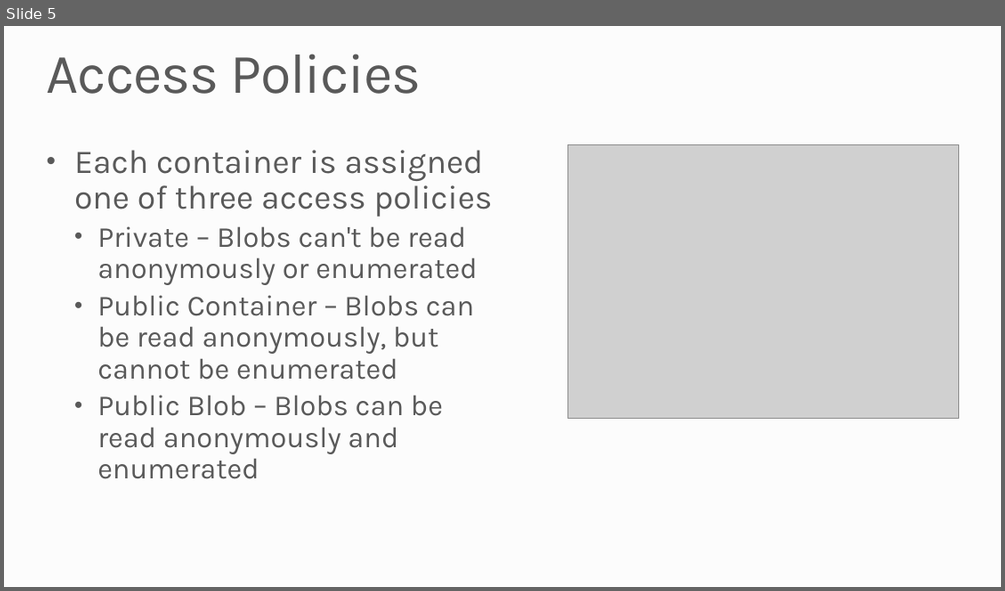
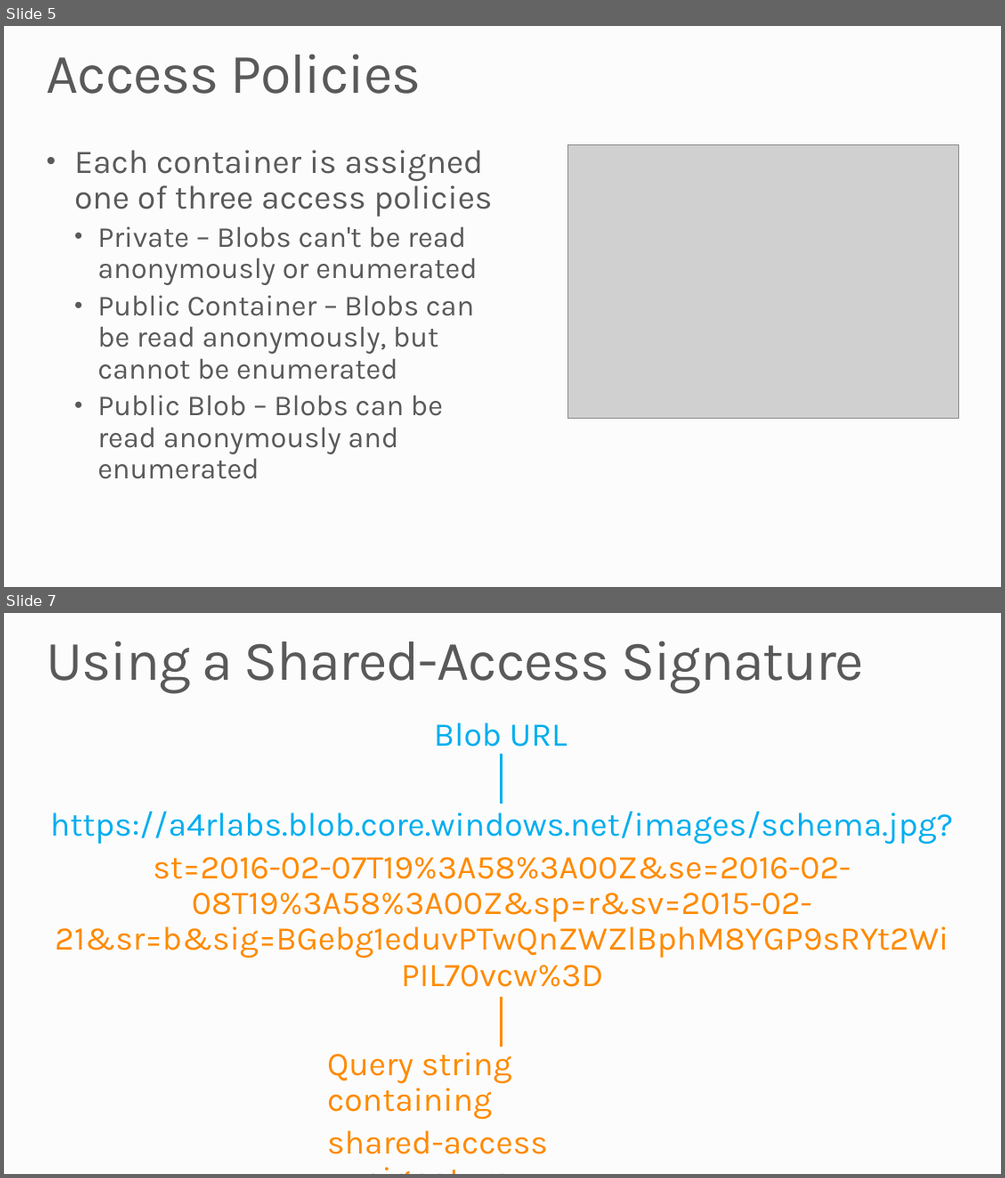
Before and after one commit to MSRConnections/Azure-training-course, a slide deck: Content/Storage/Azure Storage.pptx. Shown one above the other, each under a label of ours: slide 5 before the commit, slides 5 and 7 after it; the slides between them are not shown. The pictures are 1005x591 and 1005x1178 pixels, drawn with LibreOffice and Linux fonts; fonts in the diff are those of the drawing; grey boxes stand for pictures; background and template pictures are left out. Boxes give left, top, right and bottom in pixels: in the first picture for what was removed or moved away, otherwise in the second. Text is boxed around its words. In the diff, an @@ line names an element or a change of style, - is before the commit and + after.

```diff
--- a/Content/Storage/Azure Storage.pptx
+++ b/Content/Storage/Azure Storage.pptx
@@ slide 7 added at (4,613,1001,1174), background #FCFCFC @@
@@ title added at (47,641,864,693), 54 pt, text #595959 @@
+Using a Shared-Access Signature
@@ text added at (434,722,567,755), 32 pt, text #00AEEF @@
+Blob URL
@@ line added from (502, 754) to (502, 803), #00AEEF 2.25 pt @@
@@ text added at (50,811,953,987), 32 pt, text #FF8A00 @@
+https://a4rlabs.blob.core.windows.net/images/schema.jpg?
+st=2016-02-07T19%3A58%3A00Z&se=2016-02-08T19%3A58%3A00Z&sp=r&sv=2015-02-21&sr=b&sig=BGebg1eduvPTwQnZWZlBphM8YGP9sRYt2WiPIL70vcw%3D
@@ line added from (502, 997) to (502, 1046), #FF8A00 2.25 pt @@
@@ text added at (327,1045,548,1154), 32 pt, text #FF8A00 @@
+Query string containing
+shared-access signature
```
Also in this commit, not shown: 4 slides changed, 24 other files.
